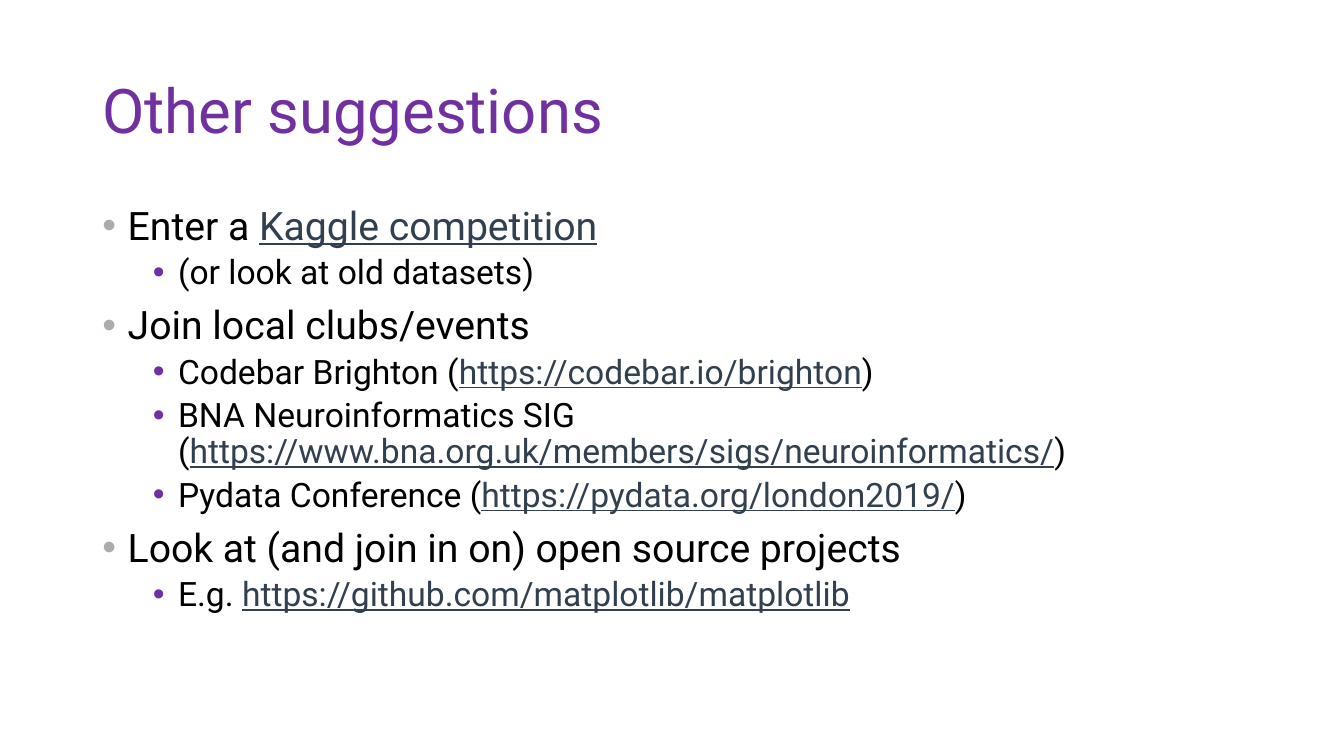
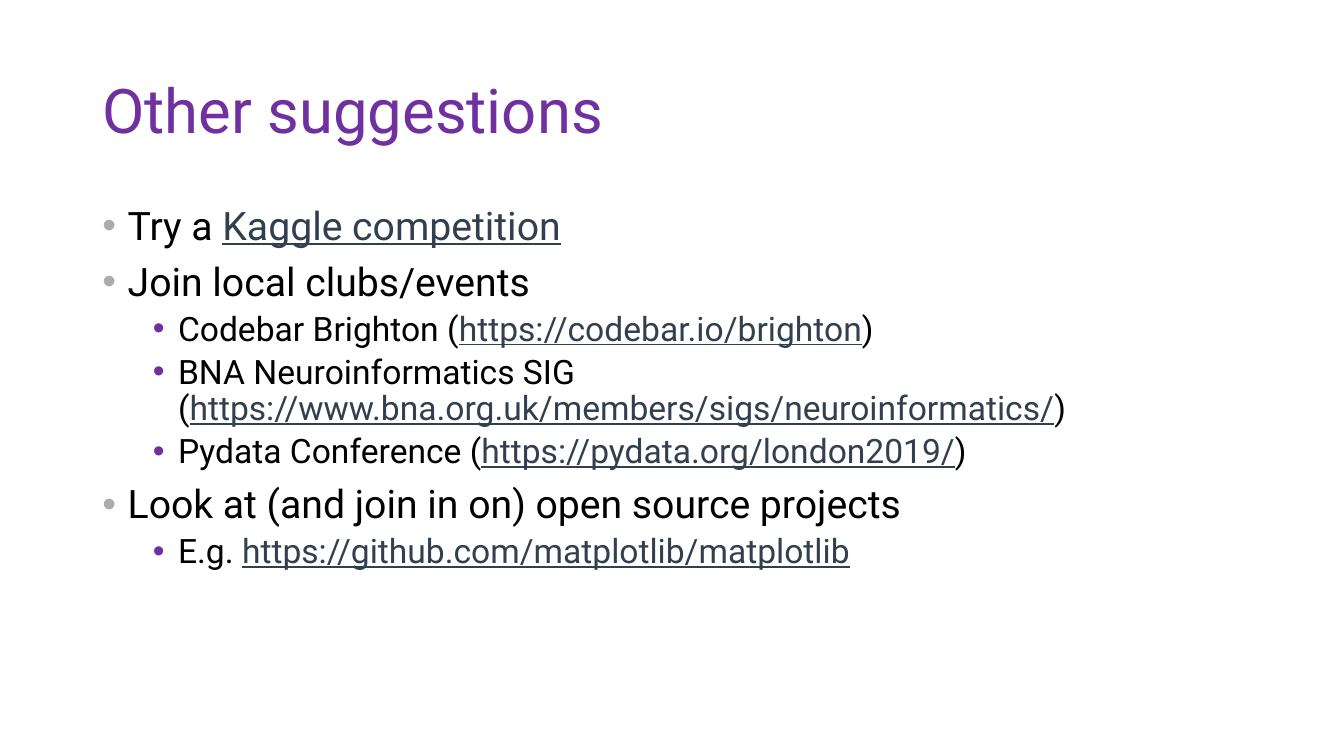
Before and after one commit to DoriMG/SN_python_course, a slide deck: slide 3 of lectures/5_resources_and_feedback.pptx. Drawn at 1344x756 pixels with LibreOffice and Linux fonts; fonts in the diff are those of the drawing. Boxes give left, top, right and bottom in pixels: in the first picture for what was removed or moved away, otherwise in the second. Text is boxed around its words. In the diff, an @@ line names an element or a change of style, - is before the commit and + after.

Commit message:
Added datasets slide

```diff
--- a/lectures/5_resources_and_feedback.pptx
+++ b/lectures/5_resources_and_feedback.pptx
@@ text at bbox=[128, 210, 561, 249]: text changed; text colour #000000 to #323F4F @@
-• Enter a Kaggle competition
-  • (or look at old datasets)
+• Try a Kaggle competition
```
Also in this commit, not shown: 1 slide added.
